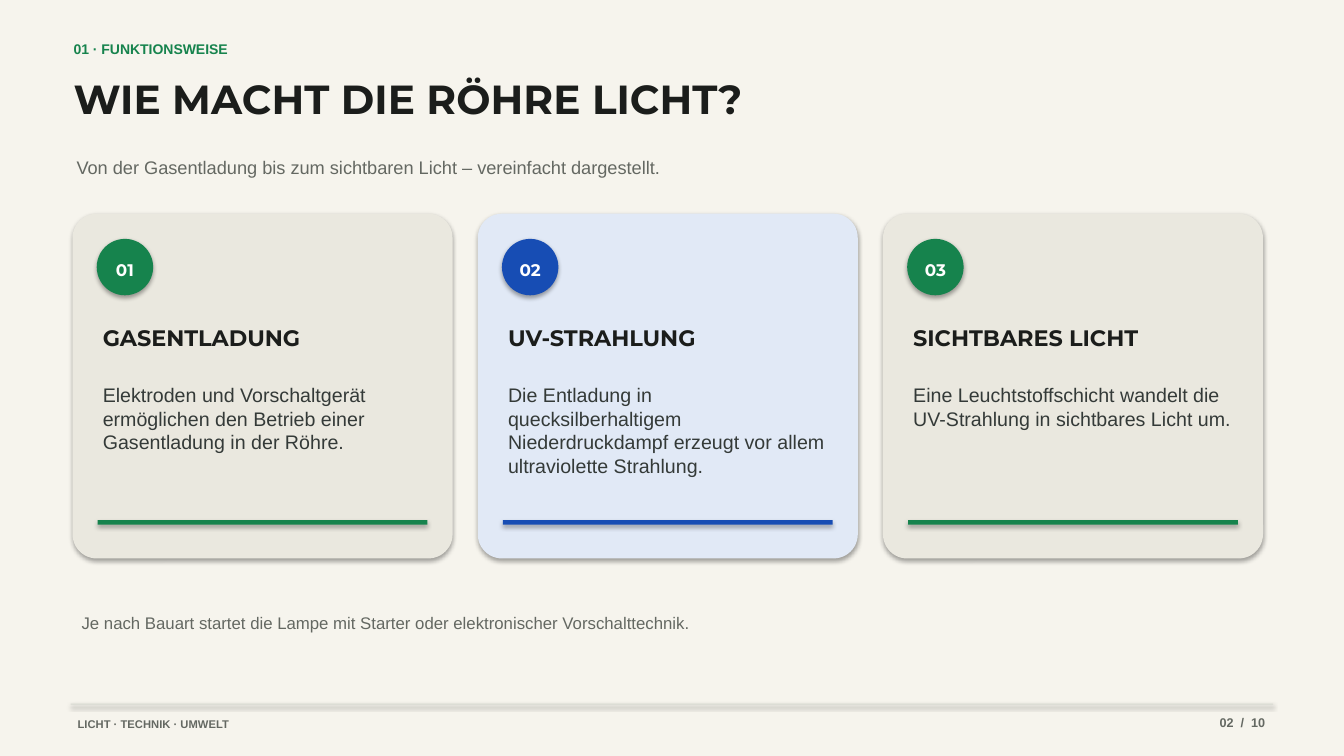
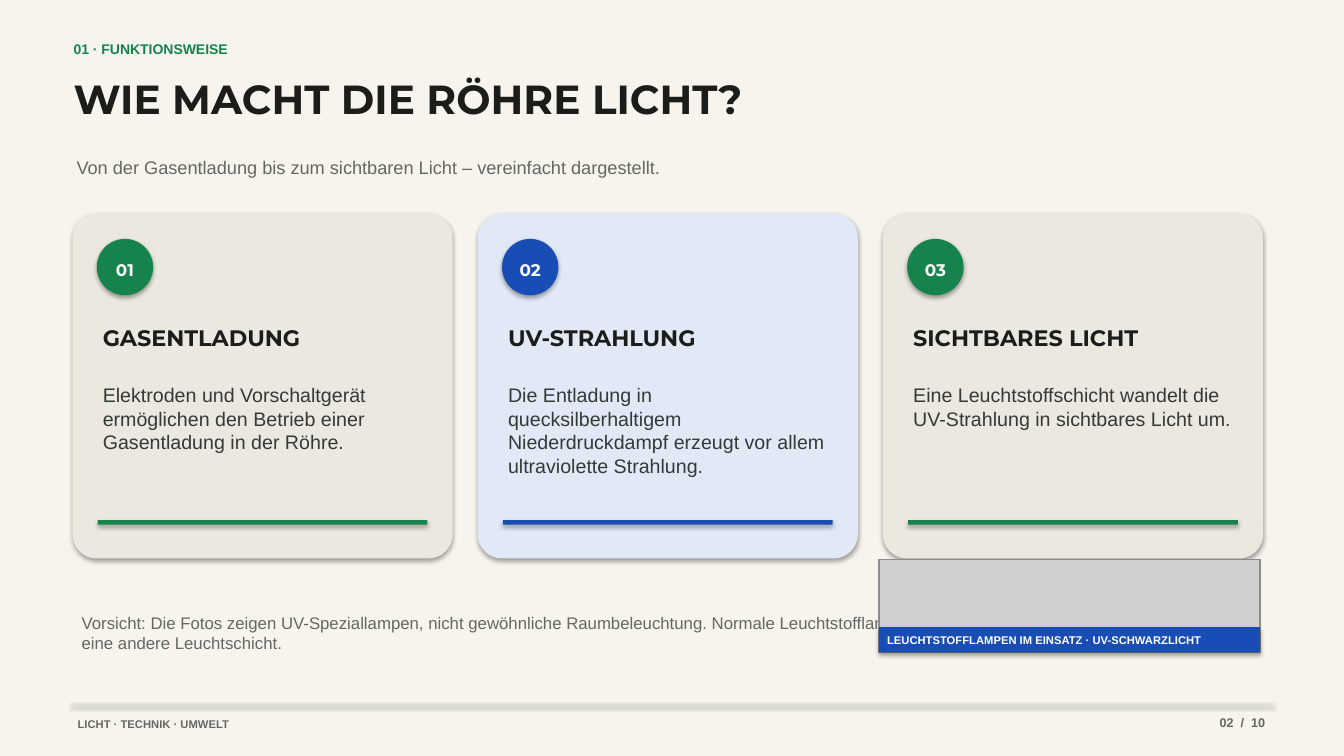
Before and after one commit to tom948899-jpg/Eulen-AGI-v1, a slide deck: slide 2 of leuchtstofflampen-praesentation.pptx. Drawn at 1344x756 pixels with LibreOffice and Linux fonts; fonts in the diff are those of the drawing; grey boxes stand for pictures. Boxes give left, top, right and bottom in pixels: in the first picture for what was removed or moved away, otherwise in the second. Text is boxed around its words. In the diff, an @@ line names an element or a change of style, - is before the commit and + after.

```diff
--- a/leuchtstofflampen-praesentation.pptx
+++ b/leuchtstofflampen-praesentation.pptx
@@ picture added at box(879, 560, 1260, 652) @@
@@ text at box(82, 615, 1251, 649): text changed @@
-Je nach Bauart startet die Lampe mit Starter oder elektronischer Vorschalttechnik.
+Vorsicht: Die Fotos zeigen UV-Speziallampen, nicht gewöhnliche Raumbeleuchtung. Normale Leuchtstofflampen nutzen denselben Grundmechanismus, aber eine andere Leuchtschicht.
@@ rectangle added at box(879, 627, 1260, 652), fill #174DB4, 8 pt, text #FFFFFF, bold @@
+LEUCHTSTOFFLAMPEN IM EINSATZ · UV-SCHWARZLICHT
```
Also in this commit, not shown: 4 other slides changed.
